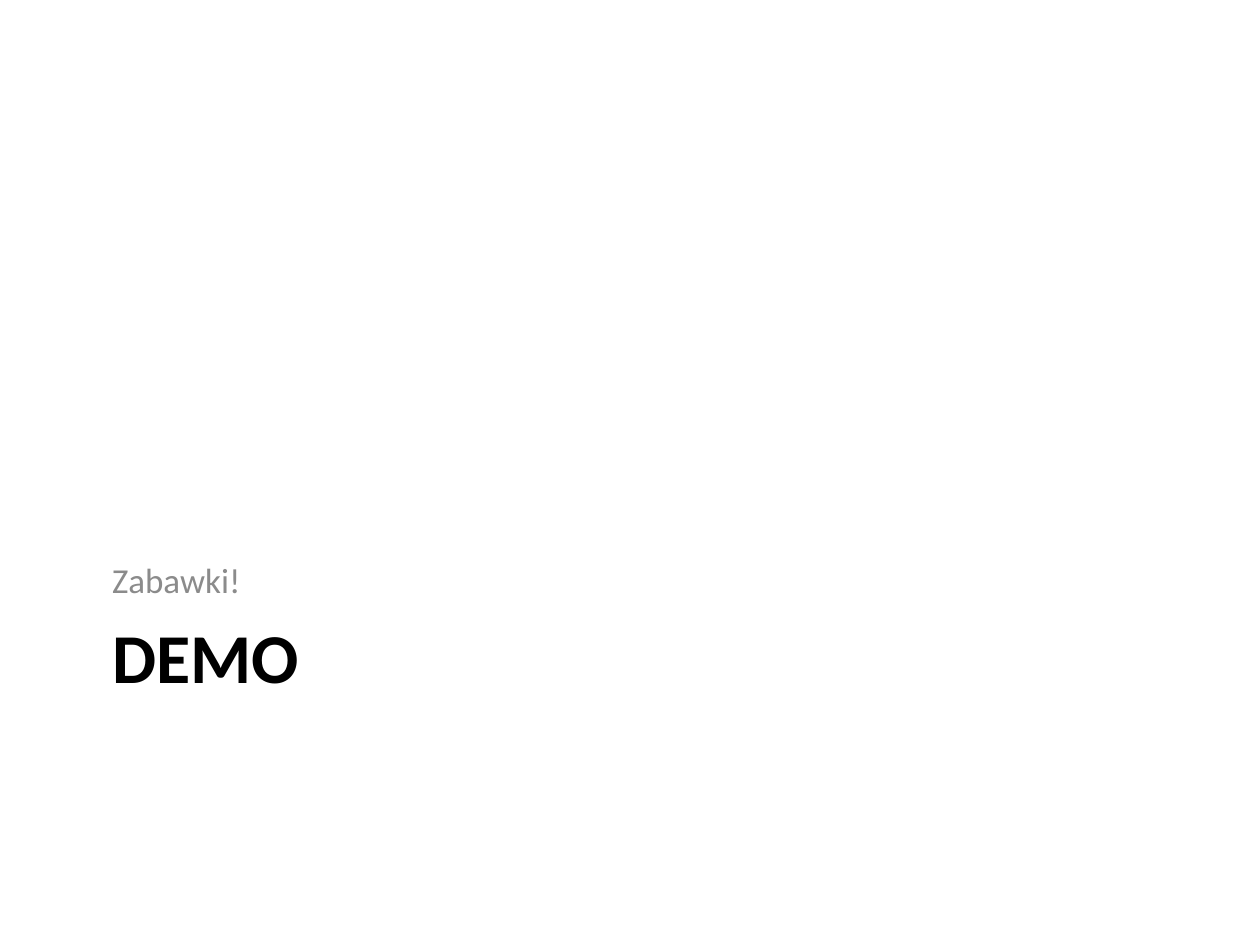
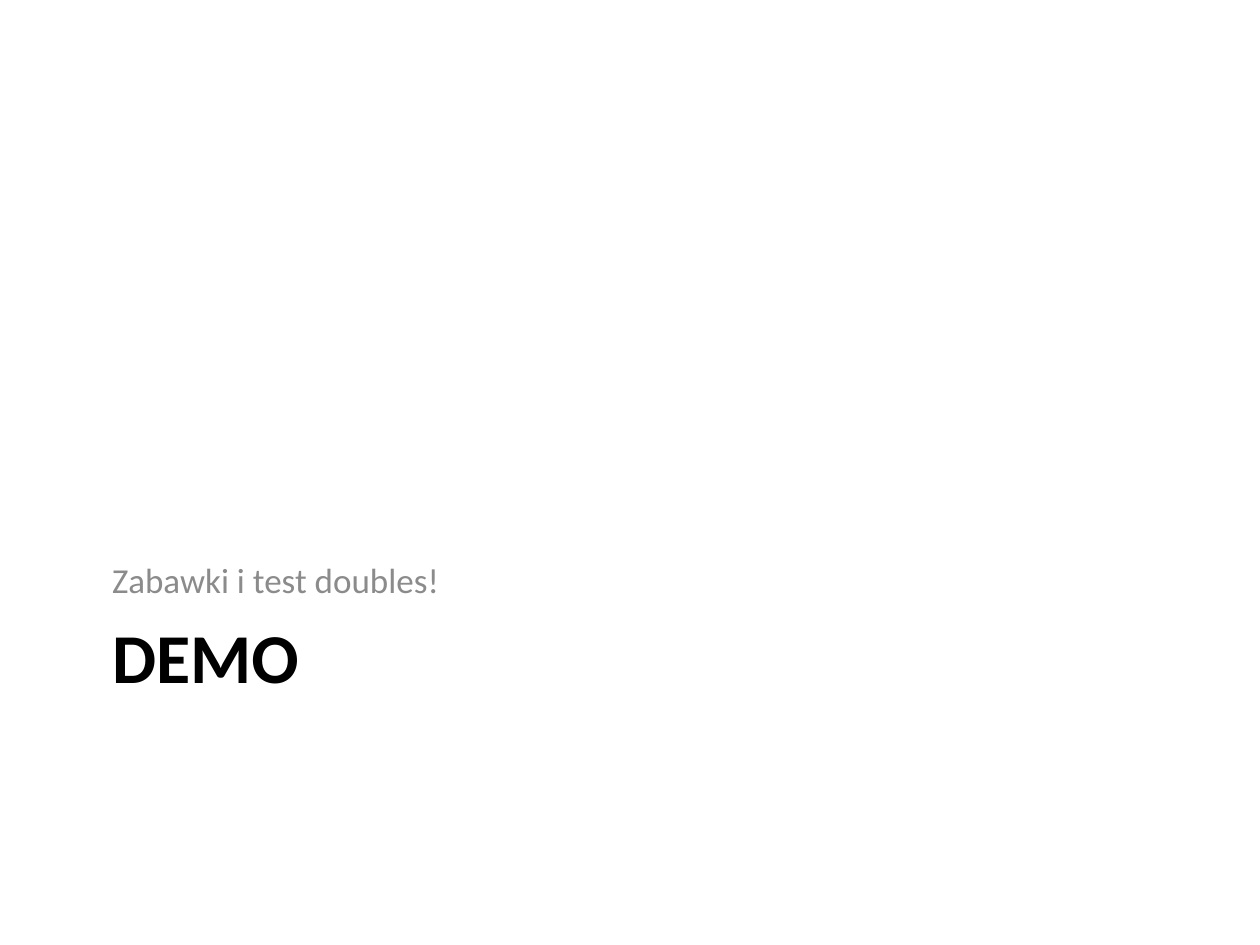
Before and after one commit to pellared/Examples, a slide deck: slide 19 of TddSample/TDD.pptx (slide 20 before the commit). Drawn at 1260x945 pixels with LibreOffice and Linux fonts; fonts in the diff are those of the drawing. Boxes give left, top, right and bottom in pixels: in the first picture for what was removed or moved away, otherwise in the second. Text is boxed around its words. In the diff, an @@ line names an element or a change of style, - is before the commit and + after.

```diff
--- a/TddSample/TDD.pptx
+++ b/TddSample/TDD.pptx
@@ text at bbox=[112, 569, 439, 593]: text changed @@
-Zabawki!
+Zabawki i test doubles!
```
Also in this commit, not shown: 6 other slides changed, 4 slides removed, 1 other file.
